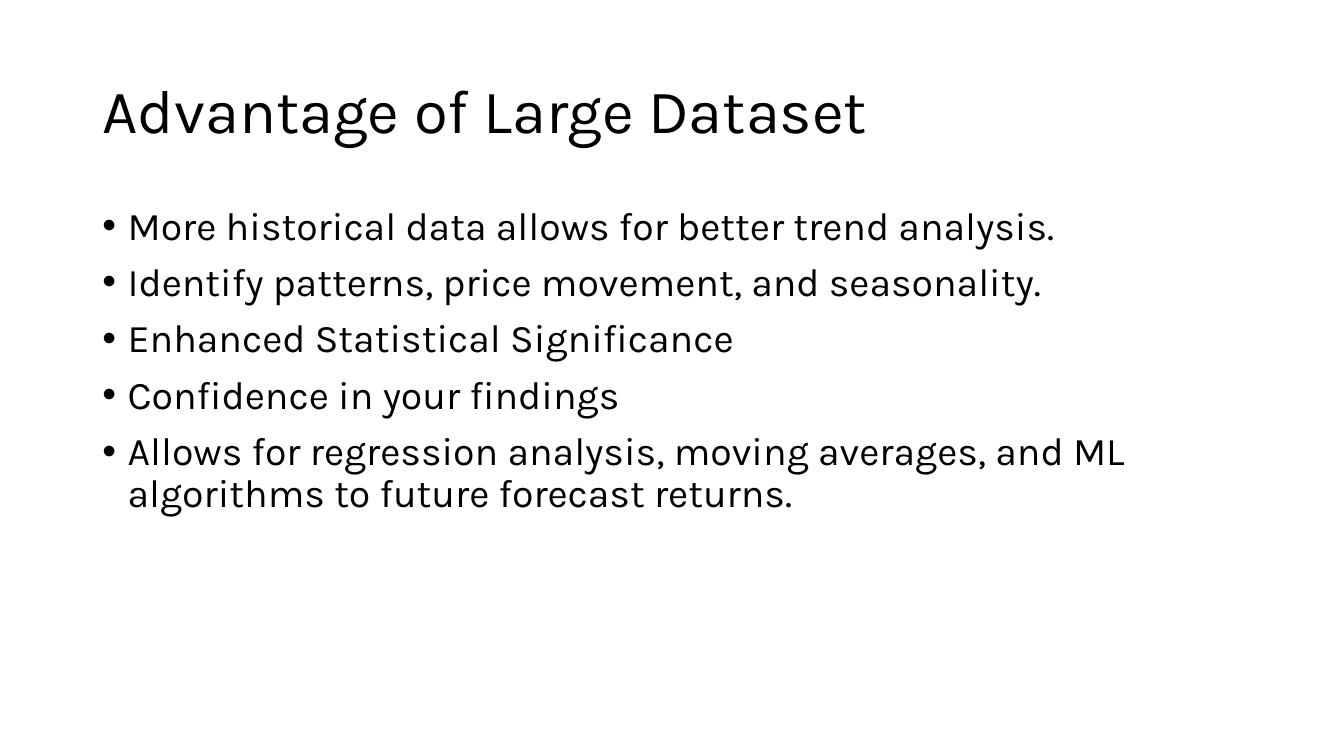
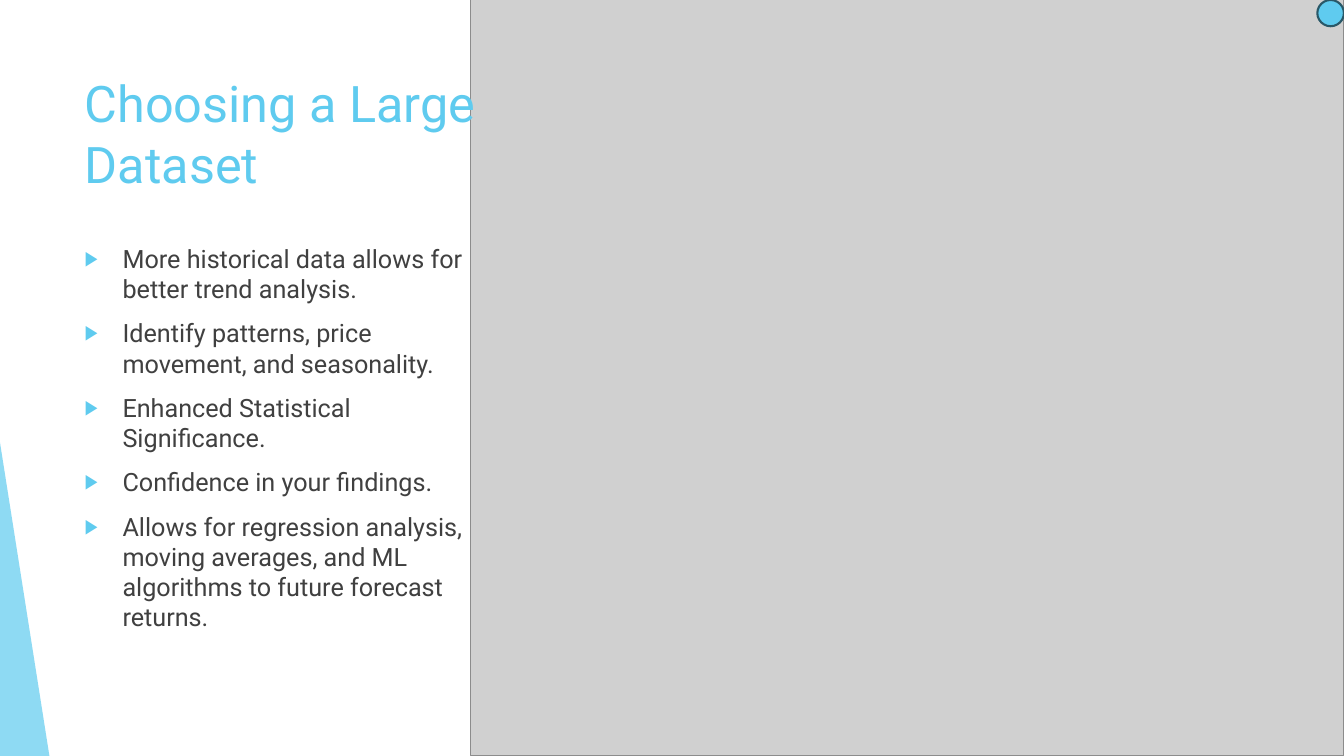
Before and after one commit to Corey-Holton/Group_project_2, a slide deck: slide 2 of Presentation.pptx (slide 7 before the commit). Drawn at 1344x756 pixels with LibreOffice and Linux fonts; fonts in the diff are those of the drawing; grey boxes stand for pictures. Boxes give left, top, right and bottom in pixels: in the first picture for what was removed or moved away, otherwise in the second. Text is boxed around its words. In the diff, an @@ line names an element or a change of style, - is before the commit and + after.

Commit message:
Updated final ppt

```diff
--- a/Presentation.pptx
+++ b/Presentation.pptx
@@ picture added at bbox=[471, 0, 1344, 756] @@
@@ ellipse added at bbox=[1318, 0, 1344, 26], fill #5FCBEF, outline #2A5969 1.5 pt @@
@@ title "Choosing a Large Dataset" at bbox=[85, 76, 475, 184]: vertical alignment middle to top @@
@@ title at bbox=[85, 76, 475, 184]: text changed; size 44 to 36 pt; font Karla to Roboto; text colour #000000 to #5FCBEF @@
-Advantage of Large Dataset
+Choosing a Large Dataset
@@ text "More historical data allows for ...": place and size @@
-text "More historical data allows for ..." at bbox=[128, 213, 1124, 517]
+text "More historical data allows for ..." at bbox=[123, 249, 463, 627]
@@ text at bbox=[123, 249, 463, 627]: size 28 to 18 pt, font Karla to Roboto, text colour #000000 to #404040 in "More historical data allows for better trend ...", "Identify patterns, price movement, and seasonality.", "Allows for regression analysis, moving averages, and ..."; bullet • to ▶; line spacing 0.9 to 1 @@
@@ text at bbox=[123, 398, 432, 497]: text changed; size 28 to 18 pt; font Karla to Roboto; text colour #000000 to #404040 @@
-• Enhanced Statistical Significance
-• Confidence in your findings
+▶ Enhanced Statistical Significance.
+▶ Confidence in your findings.
@@ group added at bbox=[0, 0, 1344, 756]: 5 freeform shapes, 3 triangles, 2 lines @@
```
Also in this commit, not shown: 15 slides added, 6 slides removed, 5 other files.
